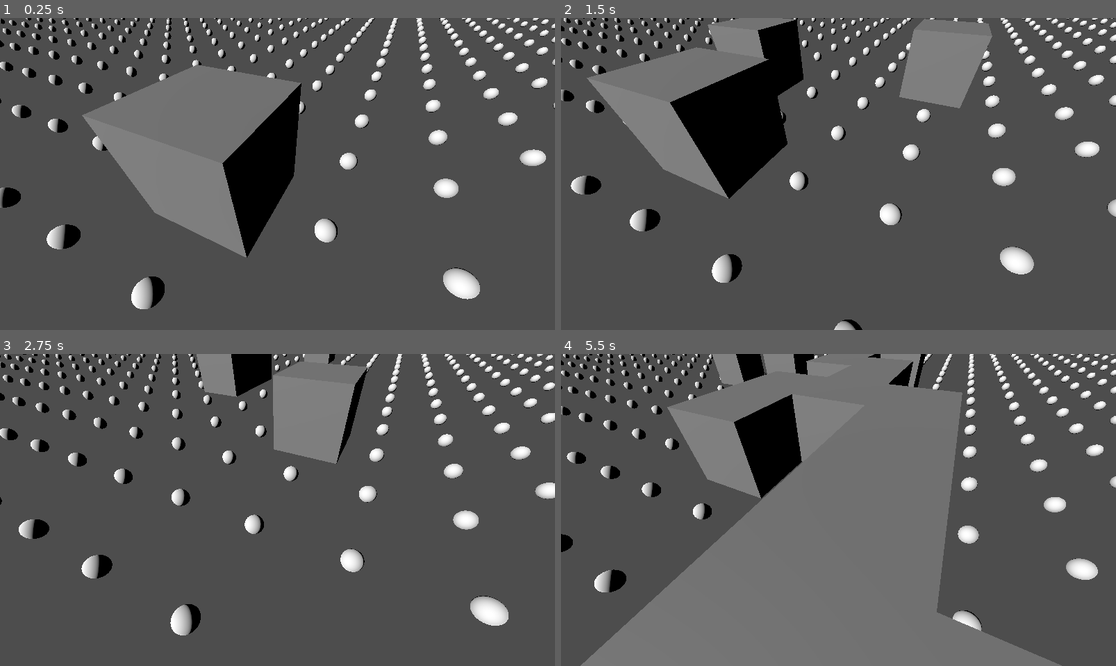
Above: before the commit, frames 1-4 (two rows, left to right).
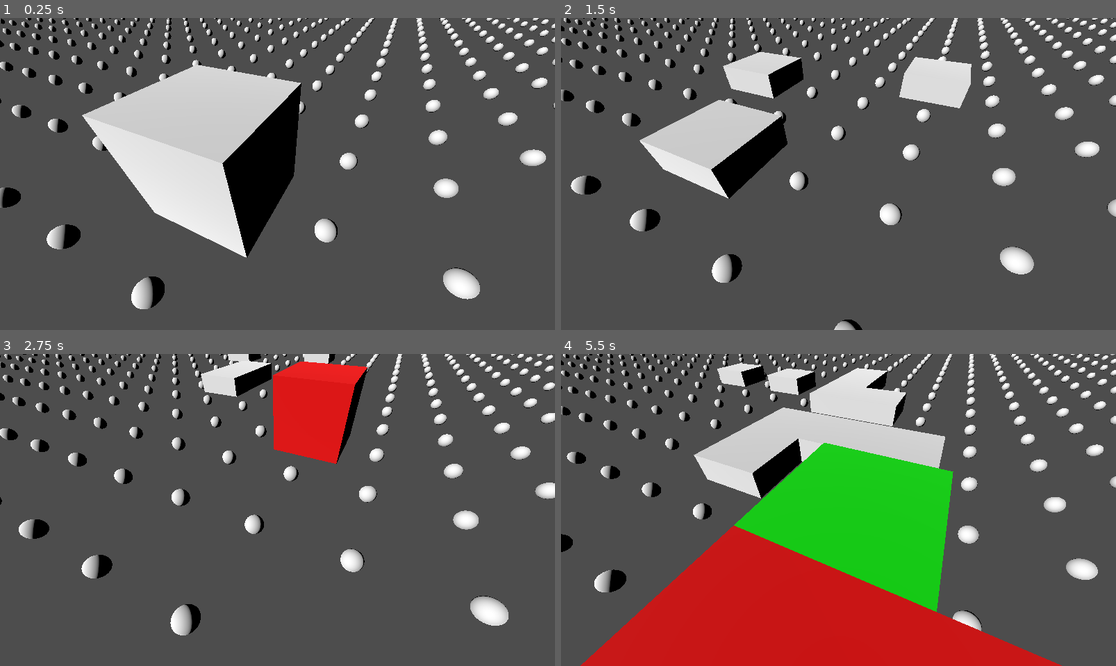
Above: after the commit, the same moments.

Repository: EvanButterfield/empires_fall
Game: Godot game, scene res://world.tscn
Same seed, same stepped clock (60 frames per second), same inputs: the game is played once before the commit and once after it.
Inputs (mouse positions are in pixels of both pictures, inside the frame that each line leads up to):
- Up to frame 1 (0.25 s): no input
- Up to frame 2 (1.5 s): tap Enter at 0.5 s; move the mouse to (960, 158) at 0.52 s; press the mouse at (960, 158) at 0.53 s; hold E (cycle_building_right, bound only after the commit) 0.53-1.28 s; right-click (960, 158) at 0.8 s; tap Space at 1.25 s; move the mouse to (727, 189) at 1.27 s; release the mouse at (727, 189) at 1.28 s; hold S (move_back) from 1.28 s (still down); right-click (727, 189) at 1.35 s
- Up to frame 3 (2.75 s): click (166, 525) at 1.55 s; move the mouse to (333, 441) at 2.02 s; release S (move_back) at 2.03 s; press the mouse at (333, 441) at 2.03 s; hold E (cycle_building_right, bound only after the commit) from 2.03 s (still down); right-click (333, 441) at 2.3 s
- Up to frame 4 (5.5 s): tap Enter at 2.75, 5 s; move the mouse to (810, 572) at 2.77 s; release E (cycle_building_right, bound only after the commit) at 2.78 s; release the mouse at (810, 572) at 2.78 s; hold W (move_forward) 2.78-3.53 s; tap Mouse wheel up (zoom_in) at 2.85 s; click (810, 572) at 3.05 s; move the mouse to (1005, 556) at 3.52 s; hold Right mouse button (delete, bound only after the commit) 3.53-4.28 s; hold Q (cycle_building_left, bound only after the commit) 3.53-5.03 s; tap Mouse wheel down (zoom_out) at 3.6 s; tap Space at 4.25 s; move the mouse to (672, 463) at 4.27 s; right-click (672, 463) at 4.35 s; click (672, 463) at 4.55 s; move the mouse to (866, 510) at 5.02 s; press the mouse at (866, 510) at 5.03 s; hold S (move_back) from 5.03 s (still down); right-click (866, 510) at 5.3 s

The runs differ from the first frame. In frame 1, 12% of the frame differs, in the area x 14-55%, y 14-77%; in frame 2, 15%; in frame 3, 5.3%; in frame 4, 47%, in the area x 3-91%, y 0-100%.

Commit message:
Road System

Diff:
--- a/buildings/building.gd
+++ b/buildings/building.gd
@@ -2,9 +2,52 @@
 
 @export var building_name: String
 @export var money_per_tick: int
+@export var is_road: bool
 
-func init() -> void:
+var grid_index: int
+var road_connection: int = -1
+
+func init(new_grid_index: int) -> void:
+	grid_index = new_grid_index
 	Globals.tick.connect(_on_tick)
 
+	if !is_road:
+		Globals.buildings_changed.connect(_on_buildings_changed)
+
 func _on_tick() -> void:
-	Globals.money += money_per_tick
+	if money_per_tick == 0:
+		return
+
+	if road_connection >= 0:
+		Globals.money += money_per_tick
+
+func _on_buildings_changed() -> void:
+	road_connection = -1
+
+	var up_building: Building = Globals.grid.get_used(grid_index - Globals.grid.grid_dimension)
+	var down_building: Building = Globals.grid.get_used(grid_index + Globals.grid.grid_dimension)
+
+	var left_building: Building
+	var right_building: Building
+	if (grid_index % Globals.grid.grid_dimension) == 0:
+		left_building = null
+	else:
+		left_building = Globals.grid.get_used(grid_index - 1)
+	if ((grid_index - (Globals.grid.grid_dimension - 1)) % Globals.grid.grid_dimension) == 0:
+		right_building = null
+	else:
+		right_building = Globals.grid.get_used(grid_index + 1)
+
+	if (up_building and up_building.is_road):
+		road_connection = grid_index - Globals.grid.grid_dimension
+	elif (down_building and down_building.is_road):
+		road_connection = grid_index + Globals.grid.grid_dimension
+	elif (left_building and left_building.is_road):
+		road_connection = grid_index - 1
+	elif (right_building and right_building.is_road):
+		road_connection = grid_index + 1
+
+	if road_connection >= 0:
+		$MeshInstance3D.get_surface_override_material(0).albedo_color = Color.GREEN
+	else:
+		$MeshInstance3D.get_surface_override_material(0).albedo_color = Color.RED
--- a/buildings/building_manager.gd
+++ b/buildings/building_manager.gd
@@ -6,6 +6,27 @@
 @export var current_building: Node3D
 
 func _ready() -> void:
+	change_current_building()
+
+func _process(delta: float) -> void:
+	if Input.is_action_just_pressed("cycle_building_left"):
+		if selected_building == 0:
+			selected_building = buildings.size() - 1
+		else:
+			selected_building -= 1
+		change_current_building()
+
+	if Input.is_action_just_pressed("cycle_building_right"):
+		if selected_building == buildings.size() - 1:
+			selected_building = 0
+		else:
+			selected_building += 1
+		change_current_building()
+
+func change_current_building() -> void:
+	for child in current_building.get_children():
+		child.queue_free()
+
 	var scene: PackedScene = get_selected_building()
 	var node: Node3D = scene.instantiate()
 	current_building.add_child(node)
--- a/buildings/farm.tscn
+++ b/buildings/farm.tscn
@@ -1,9 +1,12 @@
-[gd_scene load_steps=3 format=3 uid="uid://djk86fdufw5x5"]
+[gd_scene load_steps=4 format=3 uid="uid://djk86fdufw5x5"]
 
 [ext_resource type="Script" path="res://buildings/building.gd" id="1_gnc62"]
 
 [sub_resource type="BoxMesh" id="BoxMesh_5v6je"]
 size = Vector3(5, 5, 5)
+
+[sub_resource type="StandardMaterial3D" id="StandardMaterial3D_qx3mi"]
+resource_local_to_scene = true
 
 [node name="Farm" type="Node3D"]
 script = ExtResource("1_gnc62")
@@ -13,3 +16,4 @@
 [node name="MeshInstance3D" type="MeshInstance3D" parent="."]
 transform = Transform3D(1, 0, 0, 0, 1, 0, 0, 0, 1, 0, 2.5, 0)
 mesh = SubResource("BoxMesh_5v6je")
+surface_material_override/0 = SubResource("StandardMaterial3D_qx3mi")
--- /dev/null
+++ b/buildings/road.tscn
@@ -0,0 +1,19 @@
+[gd_scene load_steps=4 format=3 uid="uid://1griepseik5p"]
+
+[ext_resource type="Script" path="res://buildings/building.gd" id="1_gp6tt"]
+
+[sub_resource type="BoxMesh" id="BoxMesh_b31ad"]
+size = Vector3(5, 2, 5)
+
+[sub_resource type="StandardMaterial3D" id="StandardMaterial3D_n3qpv"]
+resource_local_to_scene = true
+
+[node name="Road" type="Node3D"]
+script = ExtResource("1_gp6tt")
+building_name = "Road"
+is_road = true
+
+[node name="MeshInstance3D" type="MeshInstance3D" parent="."]
+transform = Transform3D(1, 0, 0, 0, 1, 0, 0, 0, 1, 0, 1, 0)
+mesh = SubResource("BoxMesh_b31ad")
+surface_material_override/0 = SubResource("StandardMaterial3D_n3qpv")
--- a/camera_controller.gd
+++ b/camera_controller.gd
@@ -4,7 +4,6 @@
 @export var buildings: Node3D
 @export var current_building: Node3D
 
-@export var grid: GridVisualizer
 @export var selected_grid_mesh_instance: MeshInstance3D
 
 @export var speed: float = 1.0
@@ -30,13 +29,20 @@
 		position.y += zoom_speed
 		position.y = min(position.y, max_zoom)
 
-	if !grid.used[selected_grid_index] and Input.is_action_pressed("interact"):
+	var selected_used: Building = Globals.grid.used[selected_grid_index]
+	if !selected_used and Input.is_action_pressed("interact"):
 		var building_scene: PackedScene = building_manager.get_selected_building()
 		var building: Building = building_scene.instantiate()
 		building.position = selected_grid_position
 		buildings.add_child(building)
-		building.init()
-		grid.used[selected_grid_index] = true
+		building.init(selected_grid_index)
+		Globals.grid.used[selected_grid_index] = building
+		Globals.buildings_changed.emit()
+
+	if selected_used and Input.is_action_pressed("delete"):
+		selected_used.queue_free()
+		Globals.grid.used[selected_grid_index] = null
+		Globals.buildings_changed.emit()
 
 func _physics_process(delta: float) -> void:
 	var space_state: PhysicsDirectSpaceState3D = get_world_3d().direct_space_state
@@ -49,7 +55,7 @@
 	var result: Dictionary = space_state.intersect_ray(query)
 	if result:
 		var ground_position: Vector3 = result["position"]
-		selected_grid_index = grid.get_nearest_grid_index(ground_position.x, ground_position.z)
-		selected_grid_position = grid.get_nearest_grid_point(selected_grid_index)
+		selected_grid_index = Globals.grid.get_nearest_grid_index(ground_position.x, ground_position.z)
+		selected_grid_position = Globals.grid.get_nearest_grid_point(selected_grid_index)
 		selected_grid_mesh_instance.position = selected_grid_position
 		current_building.position = selected_grid_position
--- a/globals.gd
+++ b/globals.gd
@@ -1,11 +1,16 @@
 extends Node
+signal tick
+signal buildings_changed
 
-signal tick
+var grid: GridVisualizer
 
 var money: int
 
 var tick_time: float = 0.5
 var current_tick_time: float = tick_time
+
+func _ready():
+	grid = get_tree().current_scene.get_child(0).get_child(0)
 
 func _process(delta: float) -> void:
 	current_tick_time -= delta
--- a/grid_visualizer.gd
+++ b/grid_visualizer.gd
@@ -38,7 +38,7 @@
 		_on_changed()
 
 var a_star: AStar3D = null
-var used: Array
+var used: Array[Building]
 
 func get_tile_position(x: int, y: int) -> Vector3:
 	var new_position: Vector3 = Vector3(x * grid_tile_size, 0, y * grid_tile_size)
@@ -51,6 +51,12 @@
 
 func get_nearest_grid_point(index: int) -> Vector3:
 	return a_star.get_point_position(index)
+
+func get_used(index: int) -> Building:
+	if index < 0 or index > (used.size() - 1):
+		return null
+
+	return used[index]
 
 func _on_changed() -> void:
 	if a_star:
@@ -87,7 +93,7 @@
 			add_child(mesh_instance)
 
 			a_star.add_point(index, mesh_position)
-			used.append(false)
+			used.append(null)
 			if (y_index - 1) >= 0:
 				a_star.connect_points(index, index - grid_dimension)
 			if (x_index - 1) >= 0:
--- a/project.godot
+++ b/project.godot
@@ -56,6 +56,21 @@
 "events": [Object(InputEventMouseButton,"resource_local_to_scene":false,"resource_name":"","device":-1,"window_id":0,"a …(253 unchanged characters)…
 ]
 }
+delete={
+"deadzone": 0.5,
+"events": [Object(InputEventMouseButton,"resource_local_to_scene":false,"resource_name":"","device":-1,"window_id":0,"alt_pressed":false,"shift_pressed":false,"ctrl_pressed":false,"meta_pressed":false,"button_mask":0,"position":Vector2(0, 0),"global_position":Vector2(0, 0),"factor":1.0,"button_index":2,"canceled":false,"pressed":false,"double_click":false,"script":null)
+]
+}
+cycle_building_left={
+"deadzone": 0.5,
+"events": [Object(InputEventKey,"resource_local_to_scene":false,"resource_name":"","device":-1,"window_id":0,"alt_pressed":false,"shift_pressed":false,"ctrl_pressed":false,"meta_pressed":false,"pressed":false,"keycode":0,"physical_keycode":81,"key_label":0,"unicode":113,"echo":false,"script":null)
+]
+}
+cycle_building_right={
+"deadzone": 0.5,
+"events": [Object(InputEventKey,"resource_local_to_scene":false,"resource_name":"","device":-1,"window_id":0,"alt_pressed":false,"shift_pressed":false,"ctrl_pressed":false,"meta_pressed":false,"pressed":false,"keycode":0,"physical_keycode":69,"key_label":0,"unicode":101,"echo":false,"script":null)
+]
+}
 
 [layer_names]
 
--- a/world.tscn
+++ b/world.tscn
@@ -1,15 +1,16 @@
-[gd_scene load_steps=10 format=3 uid="uid://kj45ecayg2ke"]
+[gd_scene load_steps=11 format=3 uid="uid://kj45ecayg2ke"]
 
 [ext_resource type="Script" path="res://grid_visualizer.gd" id="1_27pgn"]
 [ext_resource type="Script" path="res://camera_controller.gd" id="2_rplq2"]
 [ext_resource type="PackedScene" uid="uid://djk86fdufw5x5" path="res://buildings/farm.tscn" id="2_rrtrj"]
 [ext_resource type="Script" path="res://buildings/building_manager.gd" id="3_b7f4y"]
-
-[sub_resource type="WorldBoundaryShape3D" id="WorldBoundaryShape3D_lr8q4"]
+[ext_resource type="PackedScene" uid="uid://1griepseik5p" path="res://buildings/road.tscn" id="3_brhlc"]
 
 [sub_resource type="SphereMesh" id="SphereMesh_dtxos"]
 
 [sub_resource type="StandardMaterial3D" id="StandardMaterial3D_h6pug"]
+
+[sub_resource type="WorldBoundaryShape3D" id="WorldBoundaryShape3D_lr8q4"]
 
 [sub_resource type="QuadMesh" id="QuadMesh_5hdyd"]
 size = Vector2(5, 5)
@@ -18,17 +19,9 @@
 
 [node name="World" type="Node3D"]
 
-[node name="BuildingManager" type="Node3D" parent="." node_paths=PackedStringArray("current_building")]
-script = ExtResource("3_b7f4y")
-buildings = Array[PackedScene]([ExtResource("2_rrtrj")])
-current_building = NodePath("../CurrentBuilding")
-
 [node name="Grid" type="StaticBody3D" parent="."]
 collision_layer = 2
 collision_mask = 0
-
-[node name="CollisionShape3D" type="CollisionShape3D" parent="Grid"]
-shape = SubResource("WorldBoundaryShape3D_lr8q4")
 
 [node name="GridVisualizer" type="Node3D" parent="Grid" node_paths=PackedStringArray("selected_grid_mesh_instance")]
 script = ExtResource("1_27pgn")
@@ -37,6 +30,14 @@
 grid_tile_size = 5.0
 mesh = SubResource("SphereMesh_dtxos")
 material = SubResource("StandardMaterial3D_h6pug")
+
+[node name="CollisionShape3D" type="CollisionShape3D" parent="Grid"]
+shape = SubResource("WorldBoundaryShape3D_lr8q4")
+
+[node name="BuildingManager" type="Node3D" parent="." node_paths=PackedStringArray("current_building")]
+script = ExtResource("3_b7f4y")
+buildings = Array[PackedScene]([ExtResource("2_rrtrj"), ExtResource("3_brhlc")])
+current_building = NodePath("../CurrentBuilding")
 
 [node name="CurrentBuilding" type="Node3D" parent="."]
 
@@ -47,13 +48,12 @@
 
 [node name="Buildings" type="Node3D" parent="."]
 
-[node name="Head" type="Node3D" parent="." node_paths=PackedStringArray("building_manager", "buildings", "current_building", "grid", "selected_grid_mesh_instance")]
+[node name="Head" type="Node3D" parent="." node_paths=PackedStringArray("building_manager", "buildings", "current_building", "selected_grid_mesh_instance")]
 transform = Transform3D(0.906308, 0, 0.422618, 0, 1, 0, -0.422618, 0, 0.906308, 0, 8, 0)
 script = ExtResource("2_rplq2")
 building_manager = NodePath("../BuildingManager")
 buildings = NodePath("../Buildings")
 current_building = NodePath("../CurrentBuilding")
-grid = NodePath("../Grid/GridVisualizer")
 selected_grid_mesh_instance = NodePath("../SelectedGrid")
 
 [node name="Camera3D" type="Camera3D" parent="Head"]
